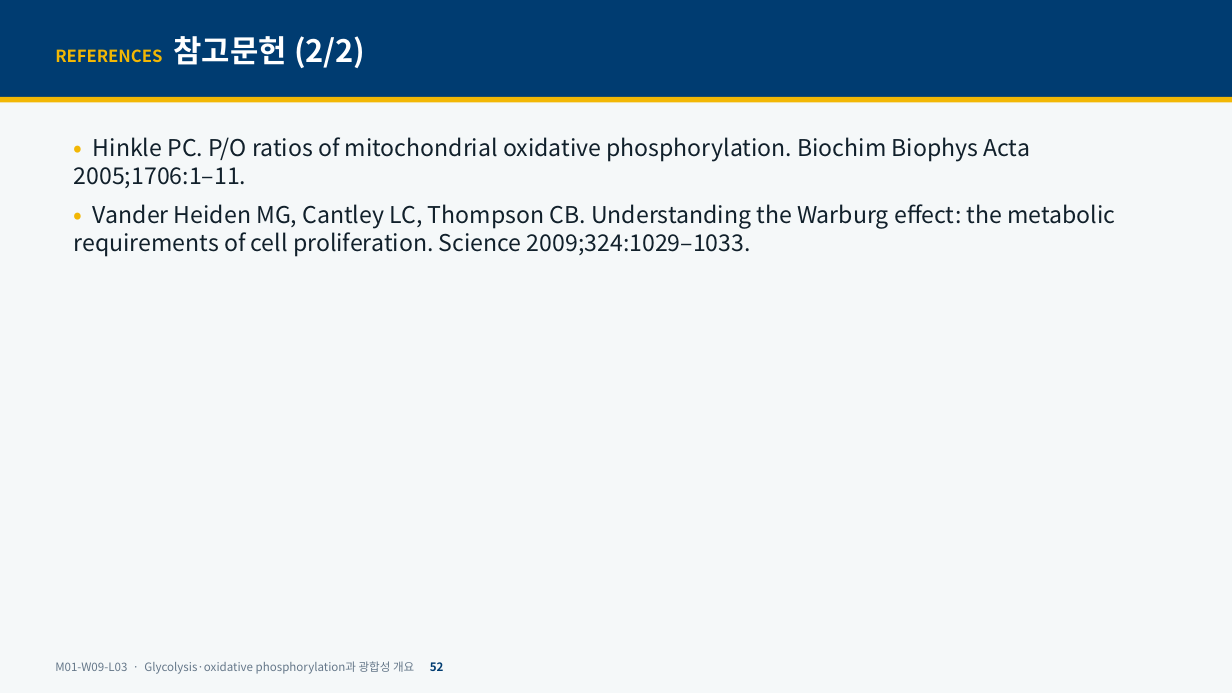
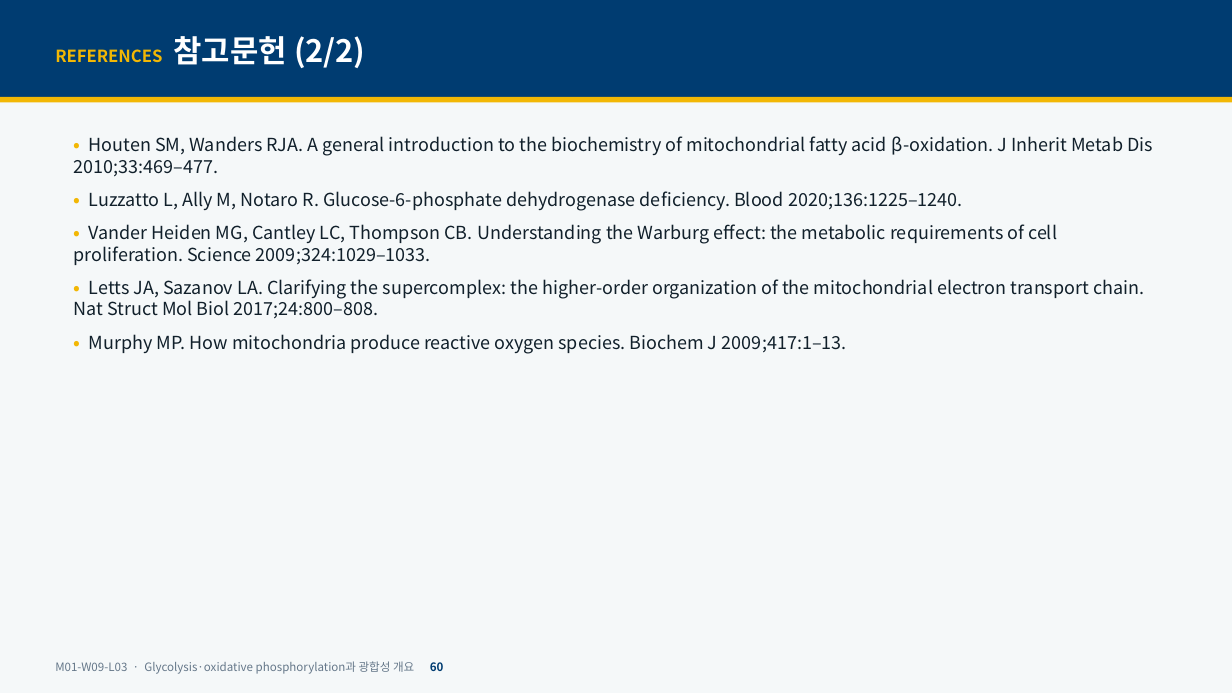
Before and after one commit to hoperiasd2/hoperiasd2.github.io, a slide deck: slide 60 of curriculum/M01/W09/L03/slides.pptx (slide 52 before the commit). Drawn at 1232x693 pixels with LibreOffice and Linux fonts; fonts in the diff are those of the drawing. Boxes give left, top, right and bottom in pixels: in the first picture for what was removed or moved away, otherwise in the second. Text is boxed around its words. In the diff, an @@ line names an element or a change of style, - is before the commit and + after.

```diff
--- a/curriculum/M01/W09/L03/slides.pptx
+++ b/curriculum/M01/W09/L03/slides.pptx
@@ text at [74, 136, 1153, 211]: text changed; size 18 to 14 pt @@
-• Hinkle PC. P/O ratios of mitochondrial oxidative phosphorylation. Biochim Biophys Acta 2005;1706:1–11.
+• Houten SM, Wanders RJA. A general introduction to the biochemistry of mitochondrial fatty acid β-oxidation. J Inherit Metab Dis 2010;33:469–477.
+• Luzzatto L, Ally M, Notaro R. Glucose-6-phosphate dehydrogenase deficiency. Blood 2020;136:1225–1240.
@@ text at [74, 224, 1057, 265]: size 18 to 14 pt in "• Vander Heiden MG, Cantley LC, Thompson ..." @@
@@ text at [74, 279, 1144, 354]: paragraphs added @@
+• Letts JA, Sazanov LA. Clarifying the supercomplex: the higher-order organization of the mitochondrial electron transport chain. Nat Struct Mol Biol 2017;24:800–808.
+• Murphy MP. How mitochondria produce reactive oxygen species. Biochem J 2009;417:1–13.
@@ text at [55, 661, 444, 674]: text changed @@
-M01-W09-L03 · Glycolysis·oxidative phosphorylation과 광합성 개요 52
+M01-W09-L03 · Glycolysis·oxidative phosphorylation과 광합성 개요 60
```
Also in this commit, not shown: 45 other slides changed, 8 slides added, 5 other files.
